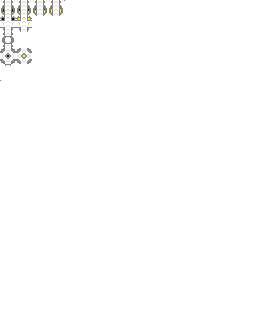
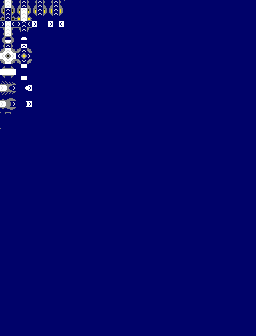
Layers edited between the first and the second 256x336 image:
renamed "Layer 32" to "Layer 33", painted on it over box(0, 0, 65, 113)
hid "Layer 31" over box(0, 0, 96, 16)
painted on "Layer 29" over box(0, 64, 32, 129)
showed "Layer 3" over box(0, 0, 256, 336)
